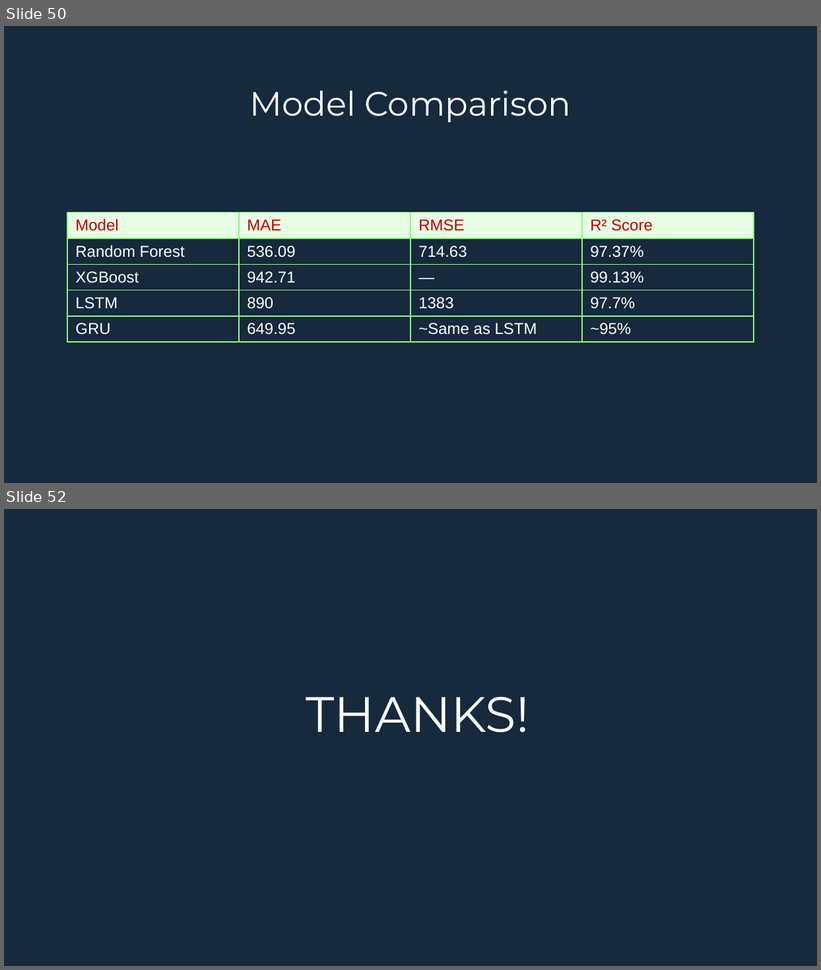
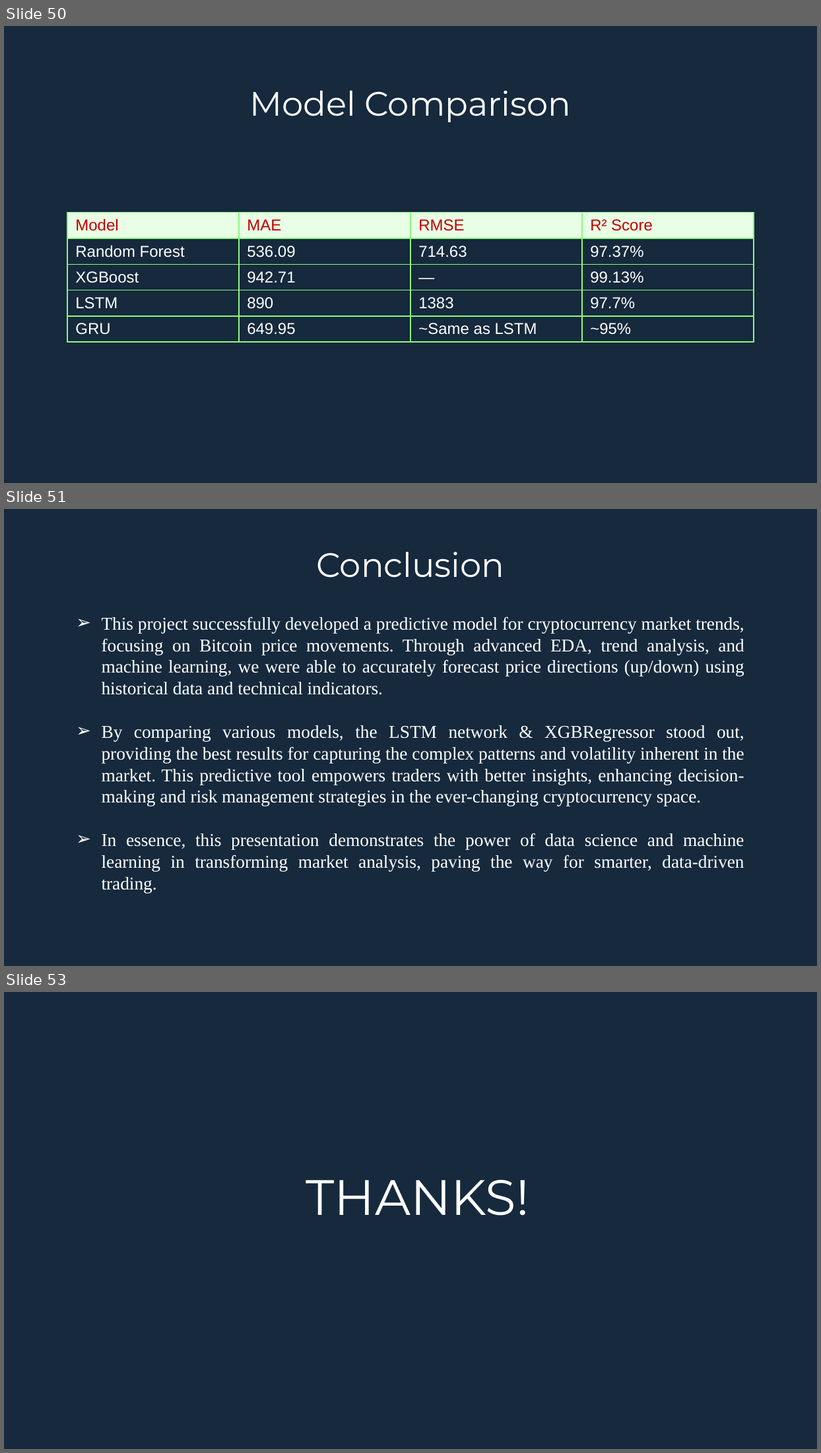
Before and after one commit to arnoldhere/Financial_Crypto_Market_Anlysis, a slide deck: BTC_EDA_PREDICTION/BTC_EDA_PRED_Analysis.pptx. Shown one above the other, each under a label of ours: slides 50 and 52 before the commit, slides 50, 51 and 53 after it; the slides between them are not shown. The pictures are 821x970 and 821x1453 pixels, drawn with LibreOffice and Linux fonts; fonts in the diff are those of the drawing; background and template pictures are left out. Boxes give left, top, right and bottom in pixels: in the first picture for what was removed or moved away, otherwise in the second. Text is boxed around its words. In the diff, an @@ line names an element or a change of style, - is before the commit and + after.

Commit message:
Updates

```diff
--- a/BTC_EDA_PREDICTION/BTC_EDA_PRED_Analysis.pptx
+++ b/BTC_EDA_PREDICTION/BTC_EDA_PRED_Analysis.pptx
@@ slide 51 added at (4, 509, 817, 966), background picture (left out) @@
@@ title added at (316, 552, 504, 578), 30 pt, text #FFFFFF @@
+Conclusion
@@ text added at (102, 617, 745, 893), 16 pt, text #FFFFFF @@
+  ➢ This project successfully developed a predictive model for cryptocurrency market trends, focusing on Bitcoin price movements. Through advanced EDA, trend analysis, and machine learning, we were able to accurately forecast price directions (up/down) using historical data and technical indicators.
+  ➢ By comparing various models, the LSTM network & XGBRegressor stood out, providing the best results for capturing the complex patterns and volatility inherent in the market. This predictive tool empowers traders with better insights, enhancing decision-making and risk management strategies in the ever-changing cryptocurrency space.
+  ➢ In essence, this presentation demonstrates the power of data science and machine learning in transforming market analysis, paving the way for smarter, data-driven trading.
@@ what was slide 52 is now slide 53 @@
```
Also in this commit, not shown: 1 slide changed, 1 other slide added, 1 slide removed.
